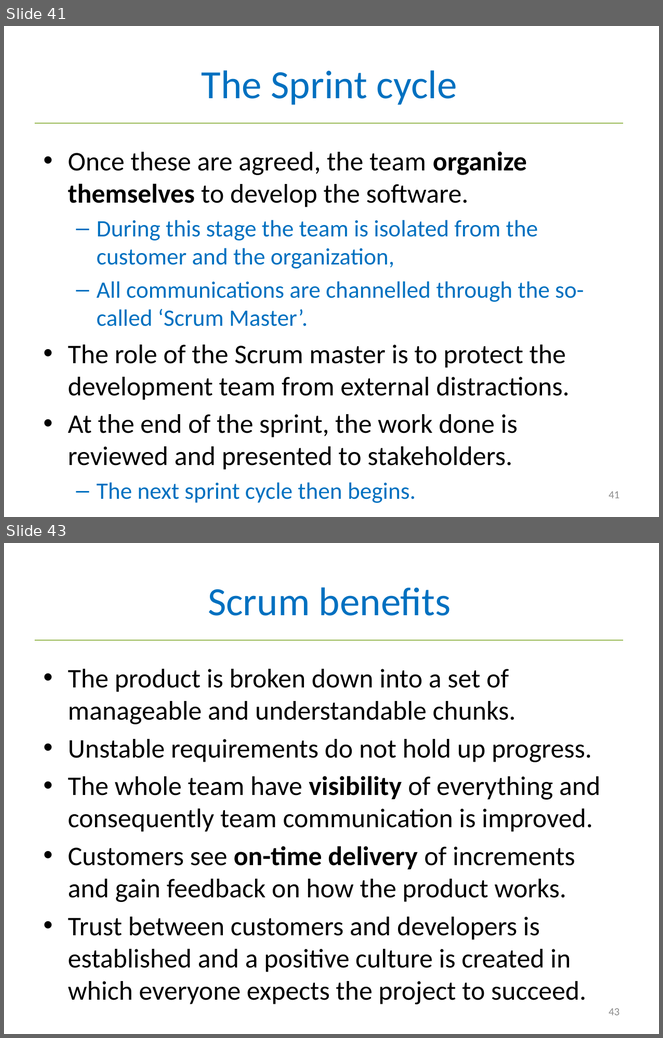
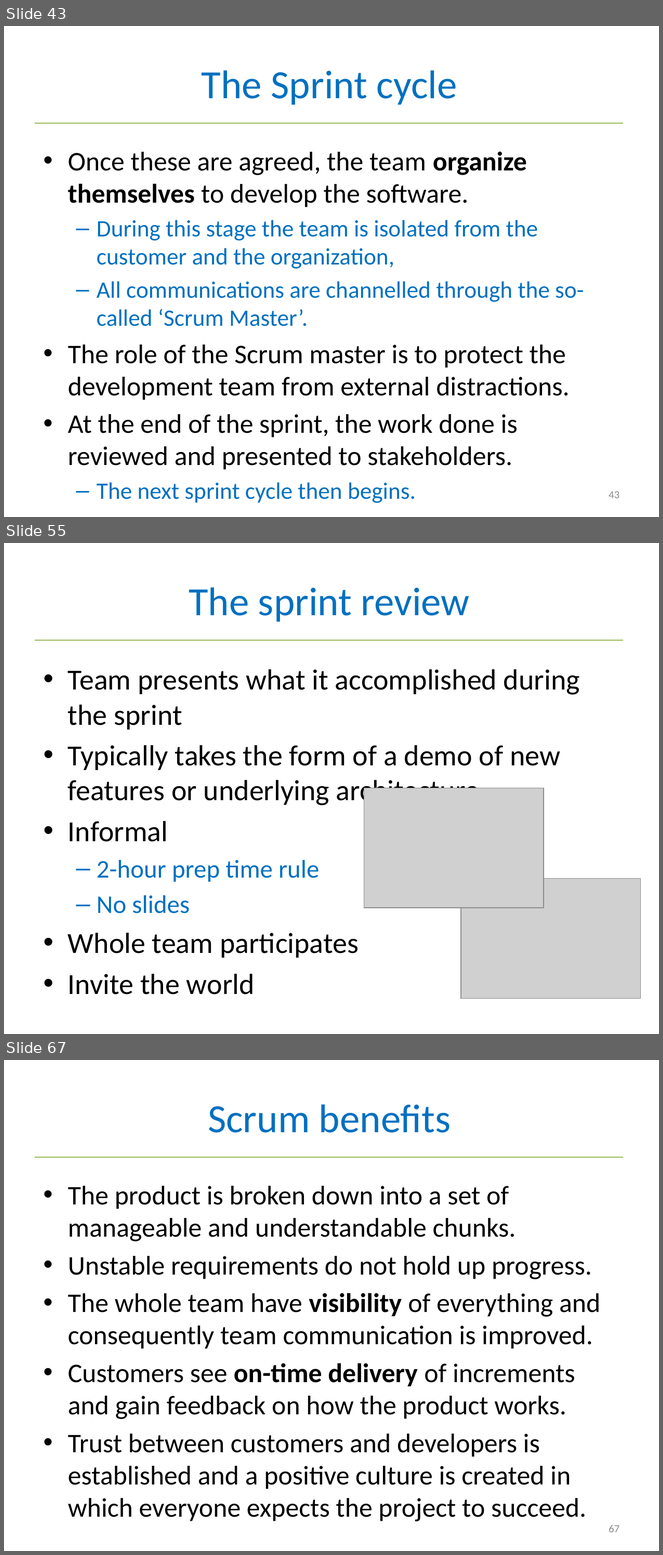
Before and after one commit to tuanct1997/USTH-SE-2017, a slide deck: slides/2 Agile Development.pptx. Shown one above the other, each under a label of ours: slides 41 and 43 before the commit, slides 43, 55 and 67 after it; the slides between them are not shown. The pictures are 663x1038 and 663x1555 pixels, drawn with LibreOffice and Linux fonts; fonts in the diff are those of the drawing; grey boxes stand for pictures. Boxes give left, top, right and bottom in pixels: in the first picture for what was removed or moved away, otherwise in the second. Text is boxed around its words. In the diff, an @@ line names an element or a change of style, - is before the commit and + after.

```diff
--- a/slides/2 Agile Development.pptx
+++ b/slides/2 Agile Development.pptx
@@ slide 55 added at (4, 543, 659, 1034), background #FFFFFF; not listed: 1 template element that a slide beside it also shows @@
@@ title added at (189, 587, 470, 622), 44 pt, text #0070C0 @@
+The sprint review
@@ text added at (68, 669, 580, 995), 32 pt, text #000000 @@
+• Team presents what it accomplished during the sprint
+• Typically takes the form of a demo of new features or underlying architecture
+• Informal
+  – 2-hour prep time rule
+  – No slides
+• Whole team participates
+• Invite the world
@@ picture added at (364, 788, 543, 908) @@
@@ picture added at (461, 878, 640, 999) @@
@@ what was slide 41 is now slide 43 @@
@@ page number at (609, 491, 620, 499): text changed @@
-41
+43
@@ what was slide 43 is now slide 67 @@
@@ page number at (609, 1525, 620, 1533): text changed @@
-43
+67
```
Also in this commit, not shown: 1 slide changed, 24 other slides added, 2 slides removed.
